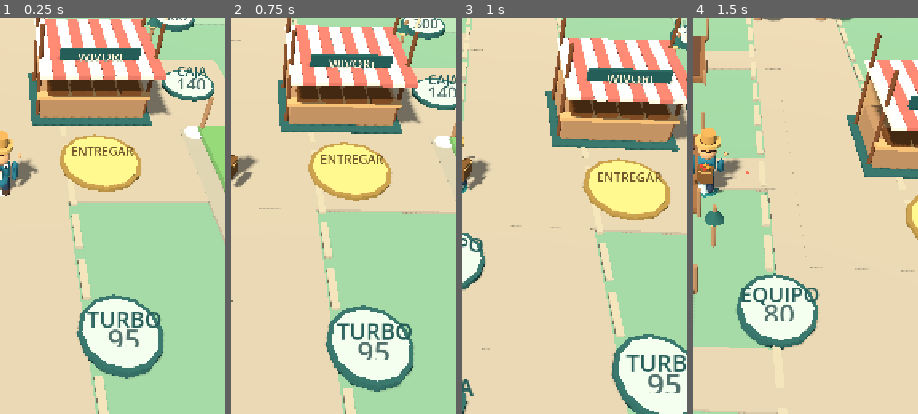
Above: before the commit, frames 1-4 (left to right).
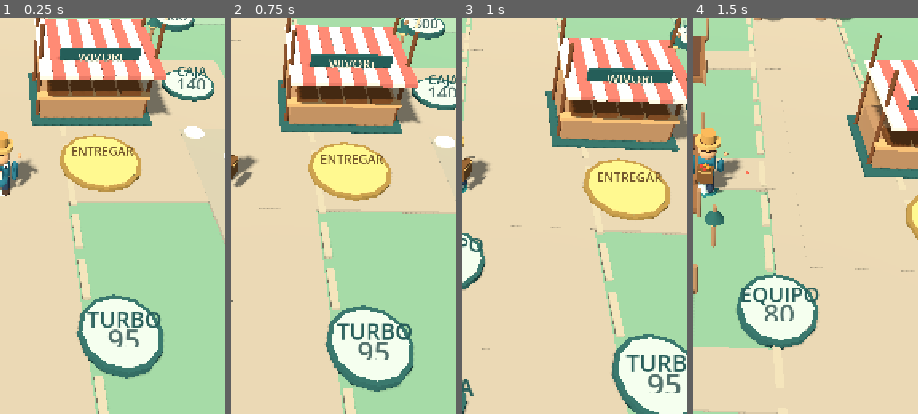
Above: after the commit, the same moments.

Repository: alejandropemamartinez-crypto/WivoriTrails
Game: Godot game, scene res://Main.tscn
The game is run twice, just before and just after one commit, with the same random seed, the same clock (stepped at 60 frames per second) and the same inputs.
Inputs (mouse positions are % of the whole screen's width and height, from its top left):
- Up to frame 1 (0.25 s): no input
- Up to frame 2 (0.75 s): click "GUIAR" at 0.5 s
- Up to frame 3 (1 s): no input
- Up to frame 4 (1.5 s): tap Enter at 1.25 s; drag from (17, 89) to (60, 27) at 1.27 s
The pictures show only the part of the screen within x 50-100%, y 30-80%; the shares and areas given below are measured in that part.

The runs differ from the first frame. In frame 1, 1.3% of the frame differs, in the area x 88-100%, y 19-45%; in frame 2, 0.1%; in frame 3, nothing differs; in frame 4, nothing differs.

Commit message:
Separate the customer queue from scenery and stagger visible waiting spots

Diff:
--- a/scripts/game.gd
+++ b/scripts/game.gd
@@ -362,7 +362,7 @@
 	return [4.6,2.6,1.55,.95][checkout_level]
 
 func _queue_position(index: int) -> Vector3:
-	return Vector3(8.3,0,.6) if index==0 else Vector3(9.5,0,.8+float(index)*1.4)
+	return Vector3(8.3,0,.6) if index==0 else Vector3(9.5+(.55 if index%2==0 else 0),0,.8+float(index)*1.4)
 
 func _spawn_customer() -> void:
 	if _queue_count()>=6:return
--- a/scripts/world.gd
+++ b/scripts/world.gd
@@ -123,7 +123,7 @@
 			stones.append({"pos":Vector3(x,.04,float(z)*2),"scale":Vector3(.24,.16,1.5),"color":Color("#d2c5a4")})
 	batch_paving(stones)
 	for i in range(6):
-		var at := Vector3(8.3,.14,.6) if i==0 else Vector3(9.5,.14,.8+float(i)*1.4)
+		var at := Vector3(8.3,.14,.6) if i==0 else Vector3(9.5+(.55 if i%2==0 else 0),.14,.8+float(i)*1.4)
 		shape(self,"cylinder",at,Vector3(.85,.035,.85),Color("#f6eedc"),"Lugar de cliente %d" % i)
 	# Shallow pond with solid shore, decorative and not in player movement area.
 	shape(self,"cylinder",Vector3(18,.08,15),Vector3(7,.12,6),Color("#c8e5ca"))
@@ -210,12 +210,12 @@
 		if absf(p.x)<14 and absf(p.z)<14:continue
 		shape(self,"sphere",p,Vector3(.12,.15,.12),Color("#f9eab8") if i%2 == 0 else Color("#ffc1d0"))
 	# Chicken pen and rustic lamp posts.
-	shape(self,"box",Vector3(12,.20,3.2),Vector3(7,.35,5.5),Color("#83bb6b"))
-	for x in [8.6,15.4]:
-		for z in [.5,5.8]:
+	shape(self,"box",Vector3(16.5,.20,4.0),Vector3(5.5,.35,5.5),Color("#83bb6b"))
+	for x in [13.8,19.2]:
+		for z in [1.3,6.7]:
 			shape(self,"cylinder",Vector3(x,.62,z),Vector3(.20,1.25,.20),WOOD)
 	for i in range(4):
-		var n := Node3D.new(); n.position = Vector3(10.3+float(i%2)*2.2,.20,2.1+float(i/2)*2); add_child(n)
+		var n := Node3D.new(); n.position = Vector3(15.3+float(i%2)*2.2,.20,3.0+float(i/2)*2); add_child(n)
 		shape(n,"sphere",Vector3(0,.48,0),Vector3(.75,.63,.65),Color("#f8f2d9"))
 		shape(n,"sphere",Vector3(0,.96,.25),Vector3(.36,.35,.38),Color("#fff7e5"))
 		shape(n,"cone",Vector3(0,.90,.59),Vector3(.22,.29,.22),Color("#f2b14b"))
